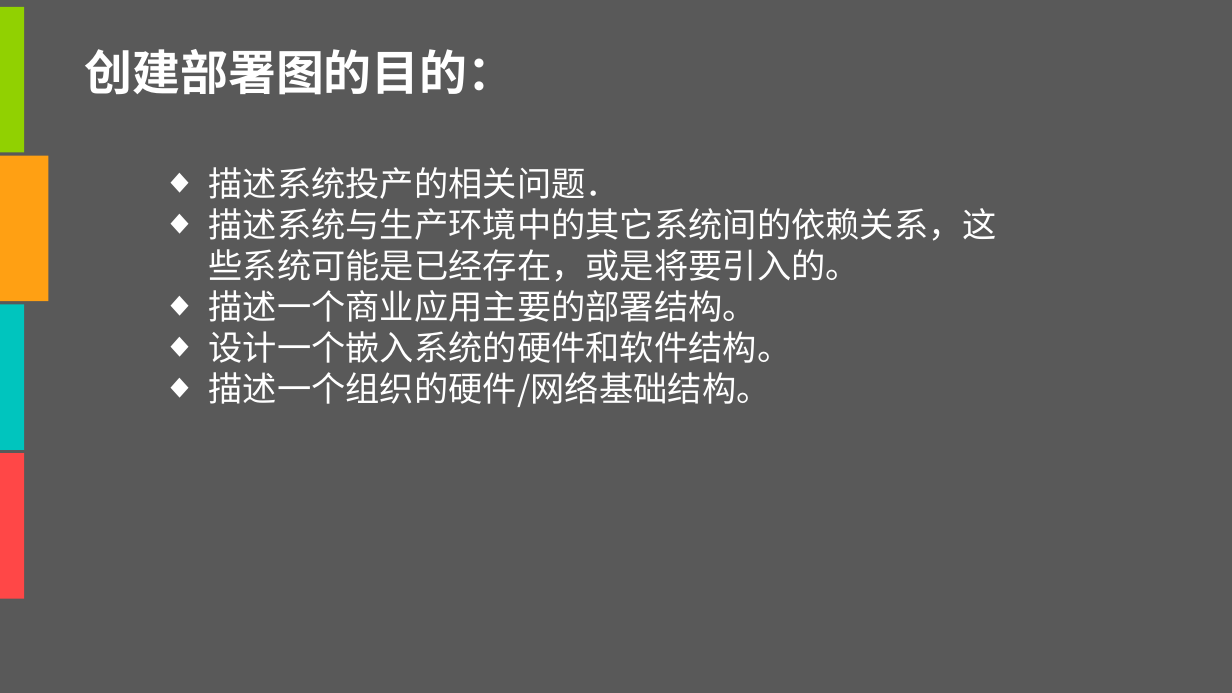
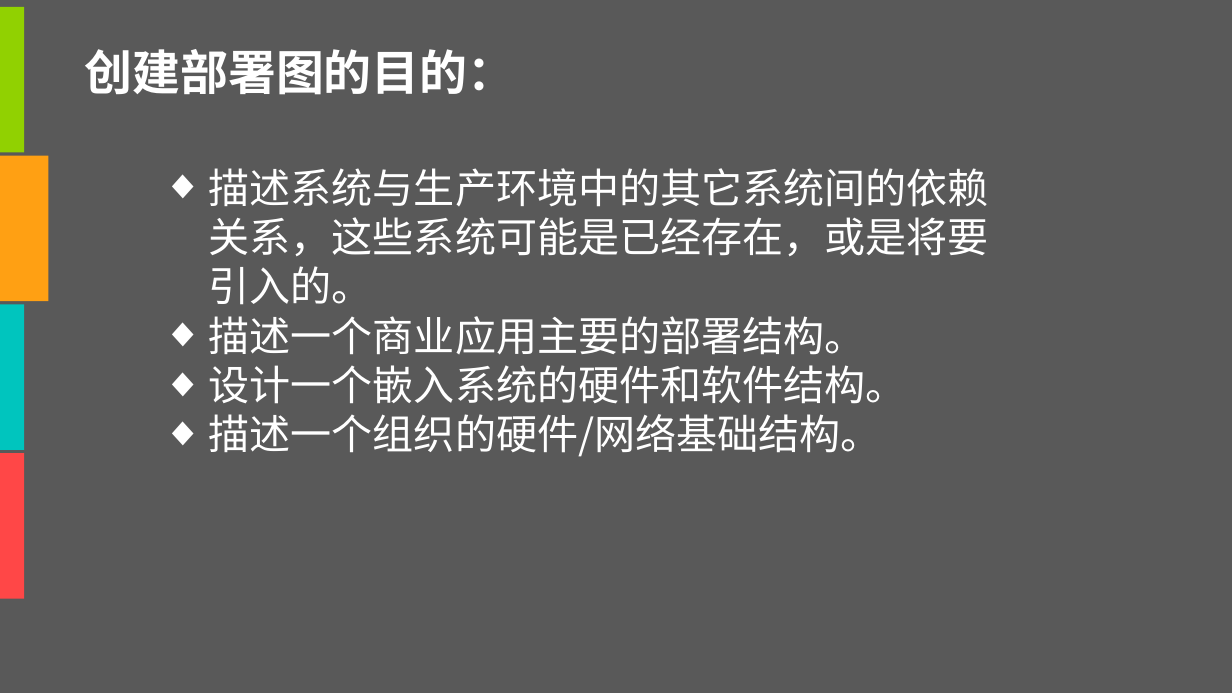
Before and after one commit to tzy502/G16, a slide deck: slide 65 of UML/UML六张图-G16.pptx (slide 66 before the commit). Drawn at 1232x693 pixels with LibreOffice and Linux fonts; fonts in the diff are those of the drawing. Boxes give left, top, right and bottom in pixels: in the first picture for what was removed or moved away, otherwise in the second. Text is boxed around its words. In the diff, an @@ line names an element or a change of style, - is before the commit and + after.

```diff
--- a/UML/UML六张图-G16.pptx
+++ b/UML/UML六张图-G16.pptx
@@ text "描述系统与生产环境中的其它系统间的依赖关系，这些系统可能是已经存在，或是将要引入的。" at (x1=209, y1=168, x2=989, y2=457): size 20 to 24 pt @@
@@ text at (x1=209, y1=167, x2=620, y2=199): paragraph removed @@
-◆ 描述系统投产的相关问题．
```
Also in this commit, not shown: 4 other slides changed, 1 slide added, 1 slide removed, 1 other file.
